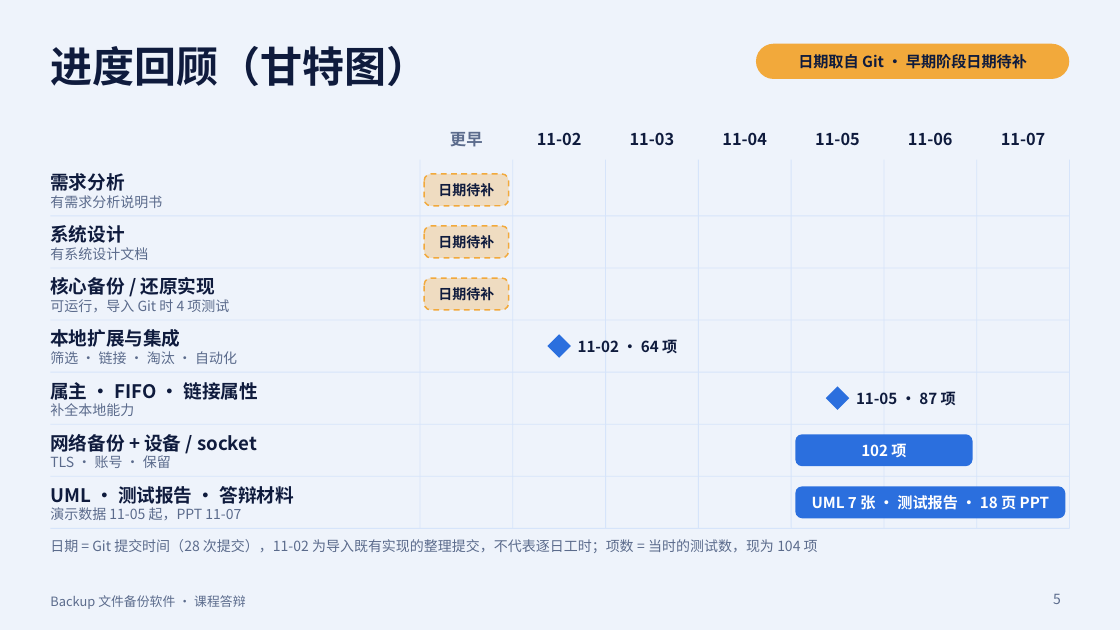
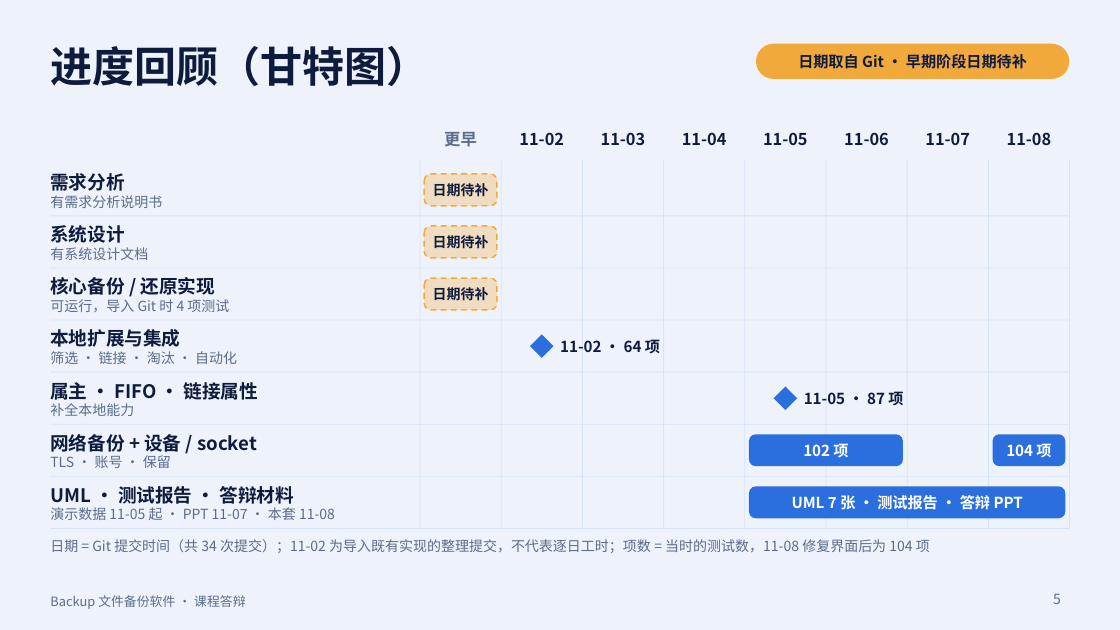
Before and after one commit to Shtskysmile/backup, a slide deck: slide 5 of presentation/Backup答辩.pptx. Drawn at 1120x630 pixels with LibreOffice and Linux fonts; fonts in the diff are those of the drawing. Boxes give left, top, right and bottom in pixels: in the first picture for what was removed or moved away, otherwise in the second. Text is boxed around its words. In the diff, an @@ line names an element or a change of style, - is before the commit and + after.

```diff
--- a/presentation/Backup答辩.pptx
+++ b/presentation/Backup答辩.pptx
@@ text "更早": place and size @@
-text "更早" at bbox=[450, 132, 483, 147]
+text "更早" at bbox=[444, 132, 477, 147]
@@ text "11-02": place and size @@
-text "11-02" at bbox=[537, 132, 582, 145]
+text "11-02" at bbox=[519, 132, 564, 145]
@@ text "11-03": place and size @@
-text "11-03" at bbox=[630, 132, 675, 145]
+text "11-03" at bbox=[601, 132, 646, 145]
@@ text "11-04": place and size @@
-text "11-04" at bbox=[722, 132, 767, 145]
+text "11-04" at bbox=[682, 132, 727, 145]
@@ text "11-05": place and size @@
-text "11-05" at bbox=[815, 132, 860, 145]
+text "11-05" at bbox=[763, 132, 808, 145]
@@ text "11-06": place and size @@
-text "11-06" at bbox=[908, 132, 953, 145]
+text "11-06" at bbox=[844, 132, 889, 145]
@@ text "11-07": place and size @@
-text "11-07" at bbox=[1001, 132, 1046, 145]
+text "11-07" at bbox=[925, 132, 970, 145]
@@ text added at bbox=[1007, 132, 1052, 145], 14 pt, text #0F1B3D, bold @@
+11-08
@@ rounded rectangle "日期待补": place and size @@
-rounded rectangle "日期待补" at bbox=[424, 174, 508, 206]
+rounded rectangle "日期待补" at bbox=[424, 174, 497, 206]
@@ line moved from (513, 160) - (513, 528) to (502, 160) - (502, 528) @@
@@ line moved from (606, 160) - (606, 528) to (582, 160) - (582, 528) @@
@@ line moved from (698, 160) - (698, 528) to (664, 160) - (664, 528) @@
@@ line added from (745, 160) to (745, 528), #D6E4FA 0.75 pt @@
@@ line moved from (791, 160) - (791, 528) to (826, 160) - (826, 528) @@
@@ line moved from (884, 160) - (884, 528) to (907, 160) - (907, 528) @@
@@ line moved from (977, 160) - (977, 528) to (989, 160) - (989, 528) @@
@@ rounded rectangle "日期待补": place and size @@
-rounded rectangle "日期待补" at bbox=[424, 226, 508, 258]
+rounded rectangle "日期待补" at bbox=[424, 226, 497, 258]
@@ rounded rectangle "日期待补": place and size @@
-rounded rectangle "日期待补" at bbox=[424, 278, 508, 310]
+rounded rectangle "日期待补" at bbox=[424, 278, 497, 310]
@@ diamond: place and size @@
-diamond at bbox=[548, 334, 571, 358]
+diamond at bbox=[530, 334, 554, 358]
@@ text "11-02 · 64 项": place and size @@
-text "11-02 · 64 项" at bbox=[578, 339, 677, 353]
+text "11-02 · 64 项" at bbox=[560, 340, 660, 353]
@@ diamond: place and size @@
-diamond at bbox=[826, 386, 849, 410]
+diamond at bbox=[774, 386, 797, 410]
@@ text "11-05 · 87 项": place and size @@
-text "11-05 · 87 项" at bbox=[856, 389, 956, 409]
+text "11-05 · 87 项" at bbox=[804, 389, 903, 409]
@@ rounded rectangle "102 项": place and size @@
-rounded rectangle "102 项" at bbox=[796, 434, 973, 466]
+rounded rectangle "102 项" at bbox=[749, 434, 903, 466]
@@ rounded rectangle added at bbox=[993, 434, 1066, 466], fill #2B6FDE, 13 pt, text #FFFFFF, bold @@
+104 项
@@ text at bbox=[50, 507, 335, 520]: text changed @@
-演示数据 11-05 起，PPT 11-07
+演示数据 11-05 起 · PPT 11-07 · 本套 11-08
@@ rounded rectangle "UML 7 张 · 测试报告 ...": place and size @@
-rounded rectangle "UML 7 张 · 测试报告 ..." at bbox=[796, 486, 1065, 518]
+rounded rectangle "UML 7 张 · 测试报告 ..." at bbox=[749, 486, 1066, 518]
@@ text in rounded rectangle at bbox=[792, 495, 1023, 510]: text changed @@
-UML 7 张 · 测试报告 · 18 页 PPT
+UML 7 张 · 测试报告 · 答辩 PPT
@@ text at bbox=[50, 539, 930, 553]: text changed @@
-日期 = Git 提交时间（28 次提交），11-02 为导入既有实现的整理提交，不代表逐日工时；项数 = 当时的测试数，现为 104 项
+日期 = Git 提交时间（共 34 次提交）；11-02 为导入既有实现的整理提交，不代表逐日工时；项数 = 当时的测试数，11-08 修复界面后为 104 项
```
Also in this commit, not shown: 2 other slides changed, 7 other files.
